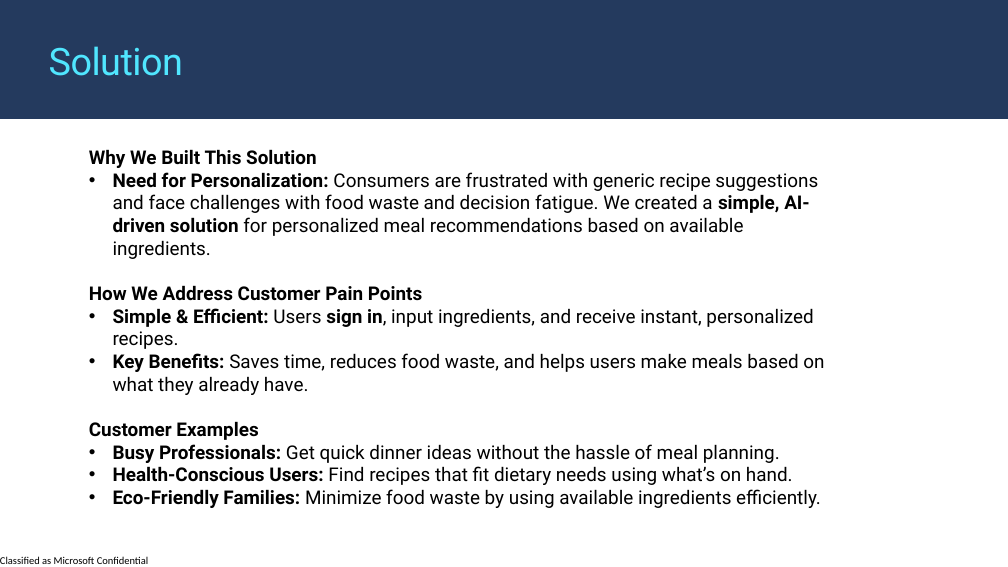
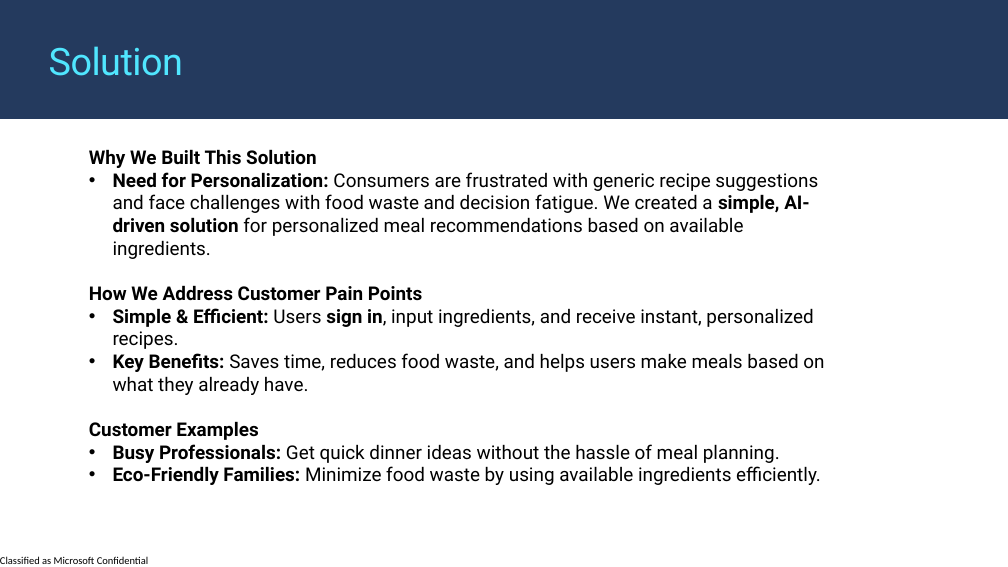
Before and after one commit to Nouran246/Personalized-Recipe-Recommender, a slide deck: slide 6 of Pitch Deck_Template.pptx. Drawn at 1008x567 pixels with LibreOffice and Linux fonts; fonts in the diff are those of the drawing; background and template pictures are left out. Boxes give left, top, right and bottom in pixels: in the first picture for what was removed or moved away, otherwise in the second. Text is boxed around its words. In the diff, an @@ line names an element or a change of style, - is before the commit and + after.

```diff
--- a/Pitch Deck_Template.pptx
+++ b/Pitch Deck_Template.pptx
@@ text at <box>113,466,793,485</box>: paragraph removed @@
-• Health-Conscious Users: Find recipes that fit dietary needs using what’s on hand.
```
Also in this commit, not shown: 1 other slide changed.
